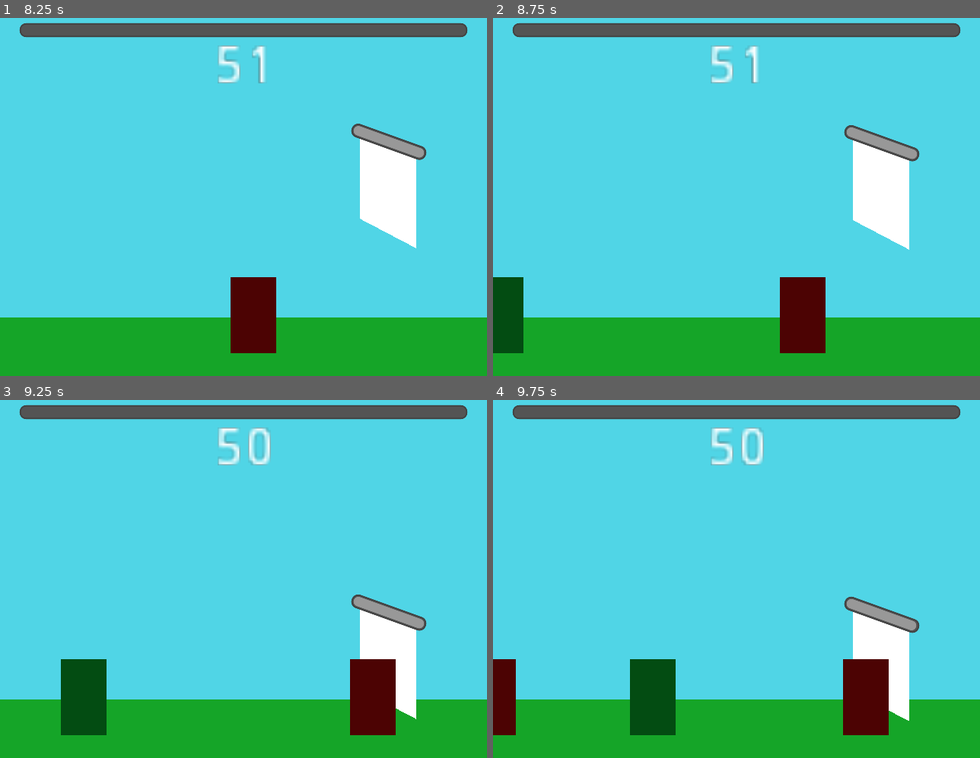
Above: before the commit, frames 1-4 (two rows, left to right).
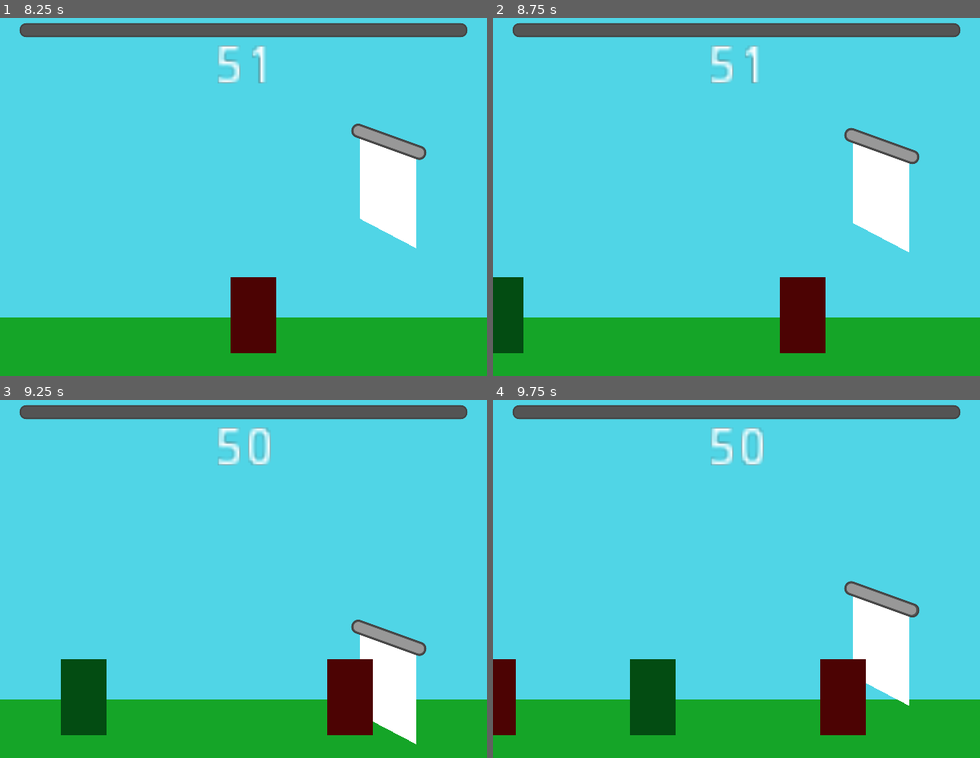
Above: after the commit, the same moments.

Repository: dudezord/01-portcullis
Game: Godot game, scene res://Game.tscn
Two runs of this game, one before a commit and one after it. Both use one fixed random seed, a clock stepped at 60 frames per second and the inputs below.
Inputs:
- Up to frame 1 (8.25 s): tap Enter (ui_accept) at 0.5, 0.6, 0.77, 1.07, 1.52, 1.55, 1.82, 2.3, 2.85, 3.02, 3.32, 3.77, 3.8, 4.07, 4.52, 4.55, 4.82, 5.1, 6.02, 6.05, 6.32, 6.77, 6.8, 7.07, 7.35, 7.52, 7.82 s; hold Right 0.53-1.28 s; hold Left 1.28-2.03 s; tap Tab at 1.35, 5.85 s; hold Right 2.03-3.53 s; tap 0 at 2.1, 4.35, 6.6 s; hold Tab 3.53-4.28 s; hold Left 3.53-5.78 s; hold Right 5.78-8.03 s; hold Left from 8.03 s (still down); hold Tab from 8.03 s (still down)
- Up to frame 2 (8.75 s): keep holding Left; keep holding Tab; tap Enter (ui_accept) at 8.3 s
- Up to frame 3 (9.25 s): keep holding Left; release Tab at 8.78 s; tap 0 at 8.85 s; tap Enter (ui_accept) at 9.02, 9.05 s
- Up to frame 4 (9.75 s): tap Enter (ui_accept) at 9.32, 9.6 s; release Left at 9.53 s; hold Right from 9.53 s (still down)

Frame 1 is identical in both runs. In frame 2, 0.6% of the frame differs, in the area x 72-88%, y 29-66%; in frame 3, 3.9%, in the area x 67-88%, y 54-97%; in frame 4, 3.4%.

Commit message:
Adjust Gate speed based on morale

Diff:
--- a/Game.gd
+++ b/Game.gd
@@ -59,6 +59,7 @@
 	_max_spawn_timer = clamp(_max_spawn_timer - delta / 50.0, 0.1, 3)
 
 	$Spawner.set_min_max_timer(_min_spawn_timer, _max_spawn_timer)
+	$GateHolder/Gate.set_gate_animation_timer(_max_spawn_timer * .8, _min_spawn_timer * .8)
 
 func _on_Gate_destroyed():
 	get_tree().paused = true
--- a/gate/Gate.gd
+++ b/gate/Gate.gd
@@ -11,7 +11,17 @@
 
 var status = Status.Closed
 
+var _original_open_timer = 0.0
+var _open_timer = 0.0
+var _original_close_timer = 0.0
+var _close_timer = 0.0
+
 func _ready():
+	_original_open_timer = $AnimationPlayer.get_animation("open_gate").length
+	_original_close_timer = $AnimationPlayer.get_animation("close_gate").length
+	_open_timer = _original_open_timer
+	_close_timer = _original_close_timer
+
 	EventBus.connect("gate_damaged", self, "_on_damage_received")
 	pass
 
@@ -25,17 +35,28 @@
 	if Input.is_action_just_pressed("ui_accept"):
 		if status == Status.Opened:
 			status = Status.Closing
+			$AnimationPlayer.playback_speed = _original_close_timer / _close_timer
 			$AnimationPlayer.play("close_gate")
 
 		elif status == Status.Closed:
 			status = Status.Opening
-			$AnimationPlayer.play("open_gate")
+			if _open_timer < _original_open_timer * 0.33:
+				$AnimationPlayer.playback_speed = _original_open_timer / _open_timer * 0.33
+				$AnimationPlayer.play("open_gate_fastest")
+			elif _open_timer < _original_open_timer * 0.66:
+				$AnimationPlayer.playback_speed = _original_open_timer / _open_timer * 0.66
+				$AnimationPlayer.play("open_gate_fast")
+			else:
+				$AnimationPlayer.playback_speed = _original_open_timer / _open_timer
+				$AnimationPlayer.play("open_gate")
 
 func _on_AnimationPlayer_animation_finished(anim_name):
-	if anim_name == "open_gate":
-		status = Status.Opened
-	elif anim_name == "close_gate":
-		status = Status.Closed
+	match anim_name:
+		"open_gate", "open_gate_fast", "open_gate_fastest":
+			status = Status.Opened
+		"close_gate":
+			status = Status.Closed
+
 
 func _on_AreaStop_area_entered(area):
 	area.owner.emit_signal("stop")
@@ -49,6 +70,10 @@
 	area.owner.emit_signal("die")
 	pass
 
+func set_gate_animation_timer(open_timer, close_timer):
+	_open_timer = open_timer
+	_close_timer = close_timer
+
 func _on_damage_received(damage):
 	health -= damage
 
--- a/gate/Gate.tscn
+++ b/gate/Gate.tscn
@@ -48,6 +48,37 @@
 "values": [ Vector2( 0, 0 ), Vector2( 0, -70 ), Vector2( 0, -50 ), Vector2( 0, -50 ), Vector2( 0, -120 ), Vector2( 0, -100 ), Vector2( 0, -100 ), Vector2( 0, -150 ) ]
 }
 
+[sub_resource type="Animation" id=5]
+resource_name = "open_gate_fast"
+length = 2.0
+tracks/0/type = "value"
+tracks/0/path = NodePath(".:position")
+tracks/0/interp = 1
+tracks/0/loop_wrap = true
+tracks/0/imported = false
+tracks/0/enabled = true
+tracks/0/keys = {
+"times": PoolRealArray( 0, 0.8, 1.1, 1.3, 2 ),
+"transitions": PoolRealArray( 2.2974, 1, 1, 1, 1 ),
+"update": 0,
+"values": [ Vector2( 0, 0 ), Vector2( 0, -95 ), Vector2( 0, -75 ), Vector2( 0, -75 ), Vector2( 0, -150 ) ]
+}
+
+[sub_resource type="Animation" id=4]
+resource_name = "open_gate_fastest"
+tracks/0/type = "value"
+tracks/0/path = NodePath(".:position")
+tracks/0/interp = 2
+tracks/0/loop_wrap = true
+tracks/0/imported = false
+tracks/0/enabled = true
+tracks/0/keys = {
+"times": PoolRealArray( 0, 1 ),
+"transitions": PoolRealArray( 1, 1 ),
+"update": 0,
+"values": [ Vector2( 0, 0 ), Vector2( 0, -150 ) ]
+}
+
 [node name="Node2D" type="Node2D"]
 script = ExtResource( 1 )
 
@@ -55,6 +86,8 @@
 anims/RESET = SubResource( 2 )
 anims/close_gate = SubResource( 3 )
 anims/open_gate = SubResource( 1 )
+anims/open_gate_fast = SubResource( 5 )
+anims/open_gate_fastest = SubResource( 4 )
 
 [node name="Polygon2D" type="Polygon2D" parent="."]
 position = Vector2( 5.96046e-08, 7.62939e-06 )
@@ -78,6 +111,5 @@
 
 [connection signal="animation_finished" from="AnimationPlayer" to="." method="_on_AnimationPlayer_animation_finished"]
 [connection signal="area_entered" from="AreaKill" to="." method="_on_AreaKill_area_entered"]
-[connection signal="area_exited" from="AreaKill" to="." method="_on_AreaKill_area_exited"]
 [connection signal="area_entered" from="AreaStop" to="." method="_on_AreaStop_area_entered"]
 [connection signal="area_exited" from="AreaStop" to="." method="_on_AreaStop_area_exited"]
Not shown: 1 places in gate/Gate.tscn that only renumber resources
